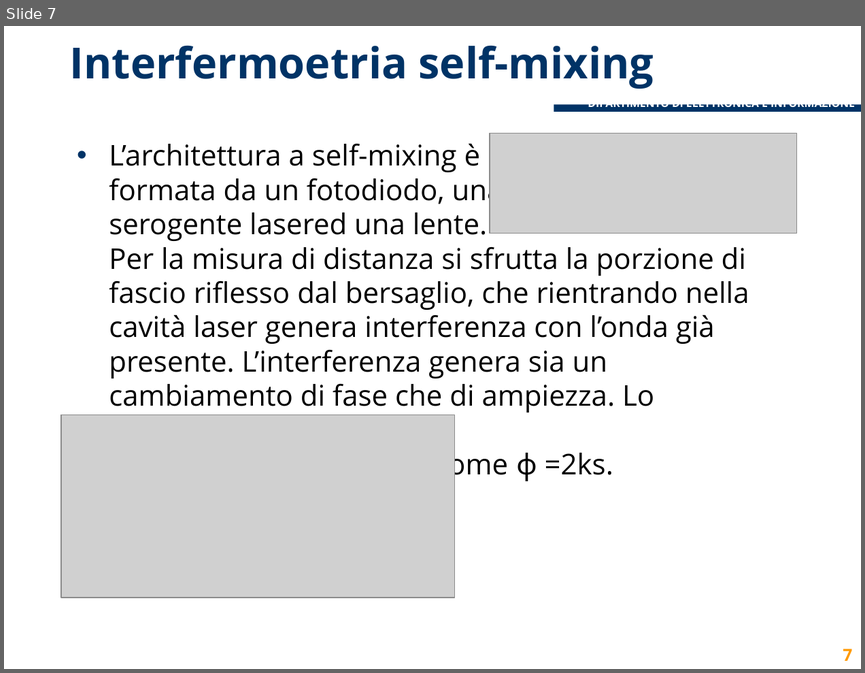
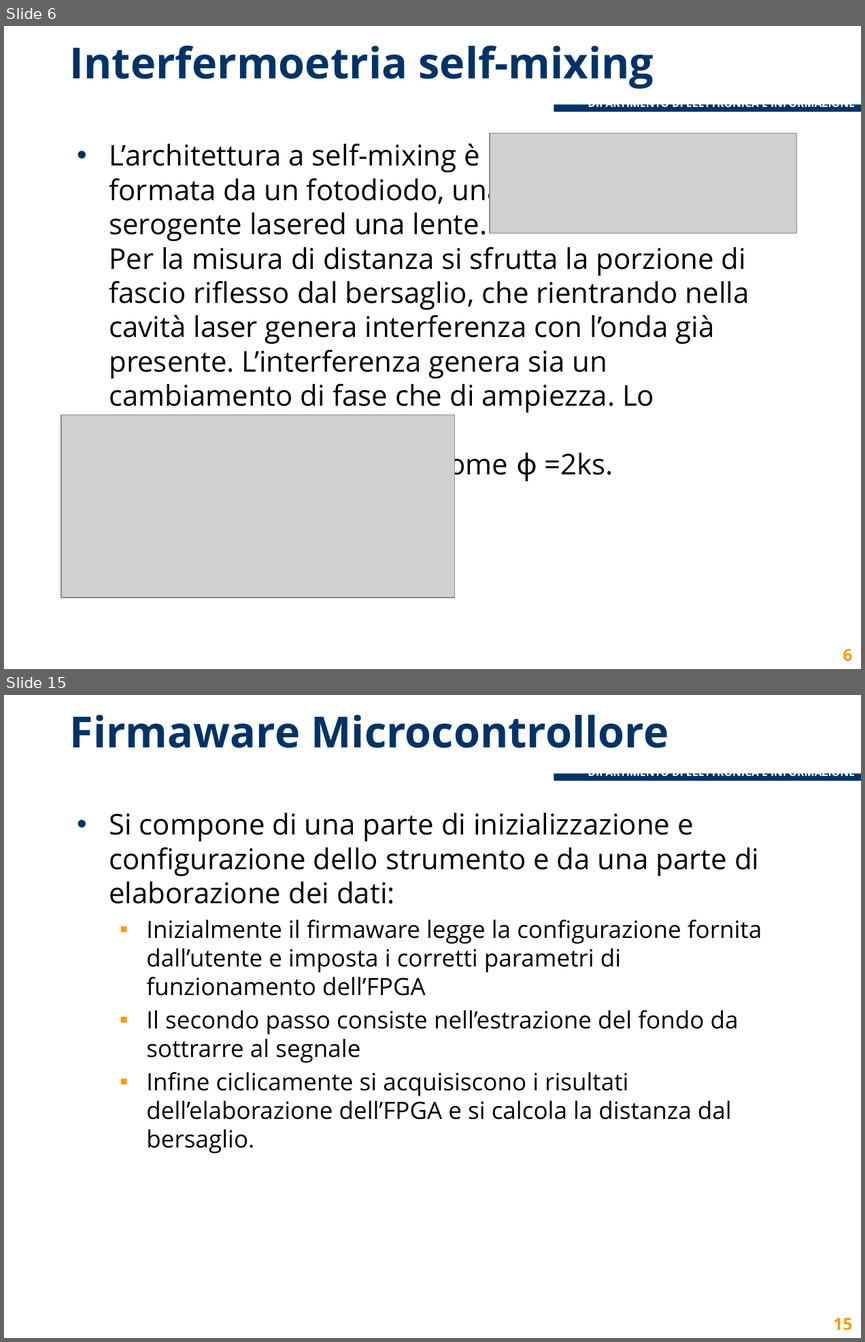
Before and after one commit to lcavagnispolimi/thesis_latex, a slide deck: Presentazione standard2.pptx. Shown one above the other, each under a label of ours: slide 7 before the commit, slides 6 and 15 after it; the slides between them are not shown. The pictures are 865x673 and 865x1342 pixels, drawn with LibreOffice and Linux fonts; fonts in the diff are those of the drawing; grey boxes stand for pictures; background and template pictures are left out. Boxes give left, top, right and bottom in pixels: in the first picture for what was removed or moved away, otherwise in the second. Text is boxed around its words. In the diff, an @@ line names an element or a change of style, - is before the commit and + after.

```diff
--- a/Presentazione standard2.pptx
+++ b/Presentazione standard2.pptx
@@ slide 15 added at (4,695,861,1338), background #FFFFFF; not listed: 2 template elements that a slide beside it also shows @@
@@ title added at (70,715,669,748), 36 pt, text #003366, bold @@
+Firmaware Microcontrollore
@@ text added at (109,813,762,1153), 20 pt, text #000000 @@
+• Si compone di una parte di inizializzazione e configurazione dello strumento e da una parte di elaborazione dei dati:
+  ▪ Inizialmente il firmaware legge la configurazione fornita dall’utente e imposta i corretti parametri di funzionamento dell’FPGA
+  ▪ Il secondo passo consiste nell’estrazione del fondo da sottrarre al segnale
+  ▪ Infine ciclicamente si acquisiscono i risultati dell’elaborazione dell’FPGA e si calcola la distanza dal bersaglio.
@@ page number added at (833,1317,852,1330), 14 pt, text #FF9900, bold @@
+15
@@ what was slide 7 is now slide 6 @@
@@ page number at (842,648,852,661): text changed @@
-7
+6
```
Also in this commit, not shown: 2 slides changed, 13 other slides added, 1 other file.
